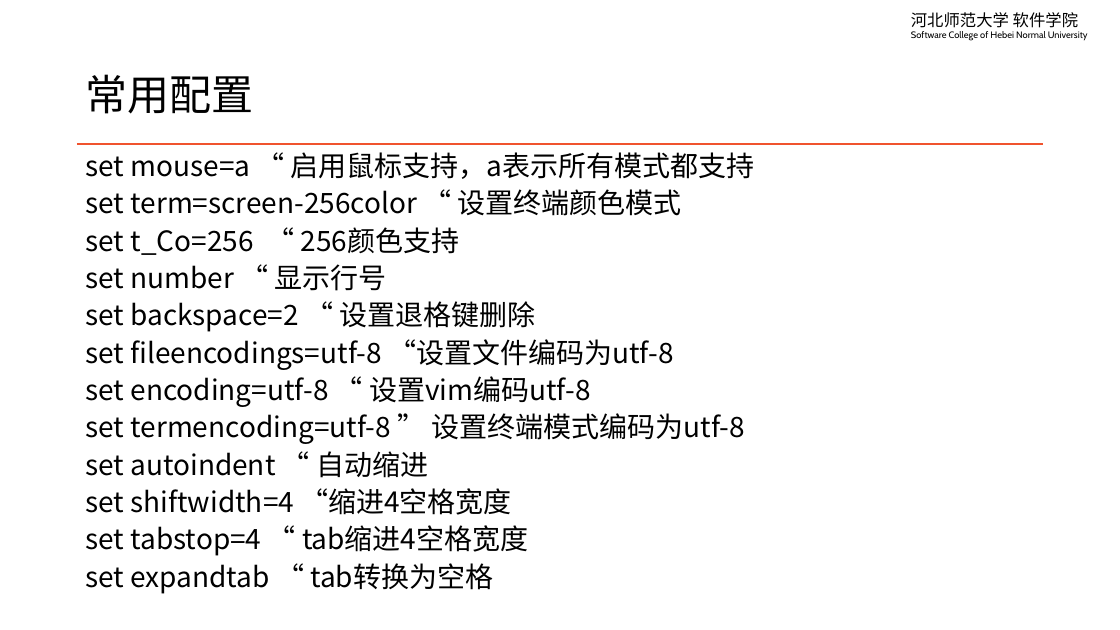
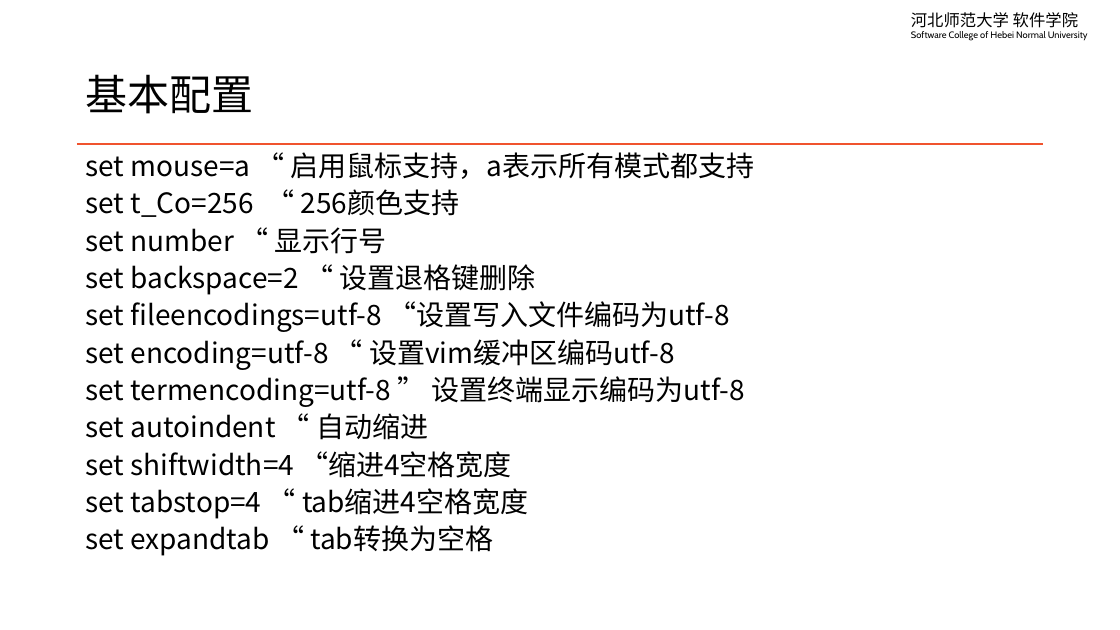
Before and after one commit to edu2act/course-linux-system, a slide deck: slide 3 of materials/slides/ch13-vim-and-linux-c-programming.pptx. Drawn at 1120x630 pixels with LibreOffice and Linux fonts; fonts in the diff are those of the drawing. Boxes give left, top, right and bottom in pixels: in the first picture for what was removed or moved away, otherwise in the second. Text is boxed around its words. In the diff, an @@ line names an element or a change of style, - is before the commit and + after.

```diff
--- a/materials/slides/ch13-vim-and-linux-c-programming.pptx
+++ b/materials/slides/ch13-vim-and-linux-c-programming.pptx
@@ title at (85, 74, 253, 114): text changed @@
-常用配置
+基本配置
@@ text at (85, 189, 682, 216): paragraph removed @@
-set term=screen-256color “ 设置终端颜色模式
@@ text at (85, 301, 745, 407): text changed @@
-set fileencodings=utf-8 “设置文件编码为utf-8
-set encoding=utf-8 “ 设置vim编码utf-8
-set termencoding=utf-8 ” 设置终端模式编码为utf-8
+set fileencodings=utf-8 “设置写入文件编码为utf-8
+set encoding=utf-8 “ 设置vim缓冲区编码utf-8
+set termencoding=utf-8 ” 设置终端显示编码为utf-8
```
Also in this commit, not shown: 8 other slides changed, 1 slide added, 1 slide removed, 9 other files.
